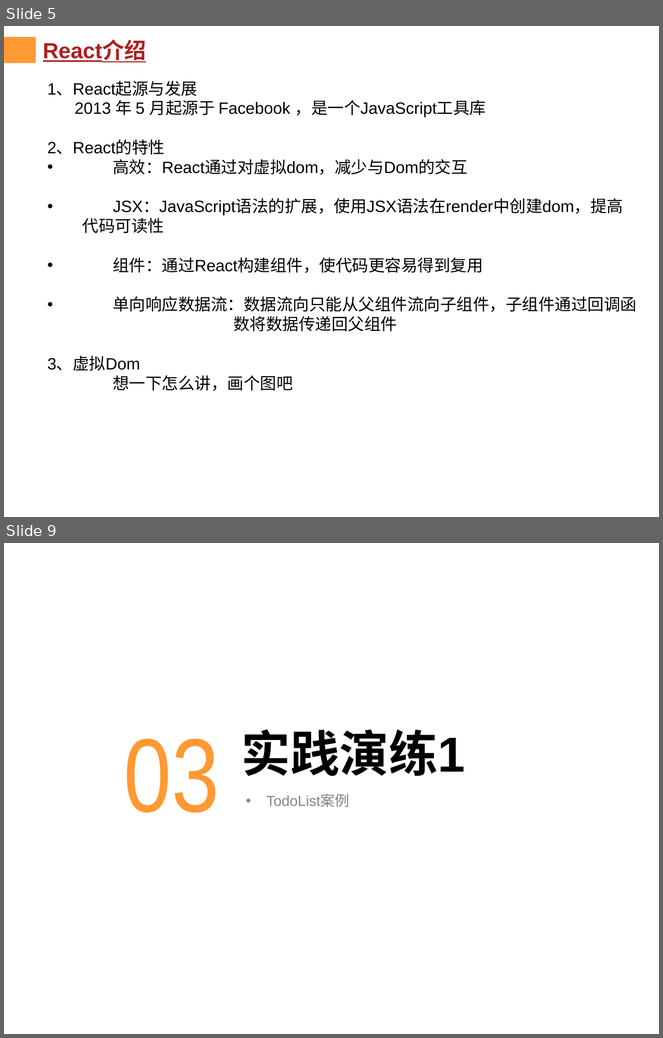
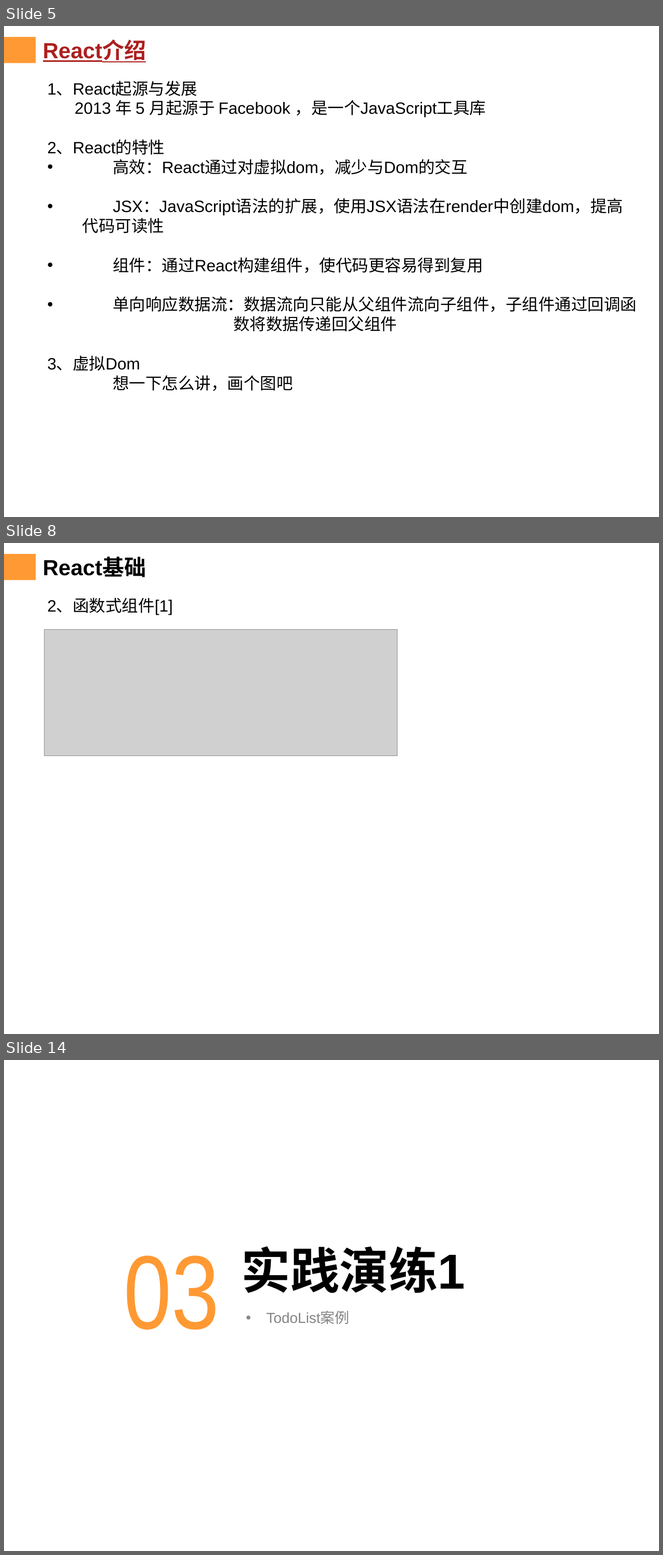
Before and after one commit to chenqiuli/JY_Peixun_1, a slide deck: PPT内容.pptx. Shown one above the other, each under a label of ours: slides 5 and 9 before the commit, slides 5, 8 and 14 after it; the slides between them are not shown. The pictures are 663x1038 and 663x1555 pixels, drawn with LibreOffice and Linux fonts; fonts in the diff are those of the drawing; grey boxes stand for pictures; background and template pictures are left out. Boxes give left, top, right and bottom in pixels: in the first picture for what was removed or moved away, otherwise in the second. Text is boxed around its words. In the diff, an @@ line names an element or a change of style, - is before the commit and + after.

Commit message:
react基础一

```diff
--- a/PPT内容.pptx
+++ b/PPT内容.pptx
@@ slide 8 added at [4, 543, 659, 1034], background #FFFFFF; not listed: 2 template elements that a slide beside it also shows @@
@@ title added at [43, 558, 146, 577], 24 pt, text #000000, bold @@
+React基础
@@ text added at [47, 599, 172, 615], 18 pt, text #000000 @@
+2、函数式组件[1]
@@ picture added at [45, 629, 398, 756] @@
@@ what was slide 9 is now slide 14 @@
```
Also in this commit, not shown: 2 slides changed, 5 other slides added, 1 slide removed, 14 other files.
